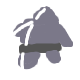
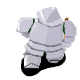
Two versions of the same layered image (80x80). Layer-by-layer changes:
renamed "新規レイヤー#1" to "head", painted on it over [left=13, top=6, right=73, bottom=70]
added layer "left-sholder" above "right-sholder" over [left=16, top=16, right=39, bottom=36]
added layer "right-sholder" above "body" over [left=63, top=19, right=77, bottom=43]
added layer "body" above "waist" over [left=16, top=16, right=65, bottom=46]
added layer "waist" above "axe" over [left=24, top=37, right=68, bottom=60]
added layer "axe" above "left-leg" over [left=64, top=17, right=73, bottom=35]
added layer "left-leg" above "right-leg" over [left=23, top=18, right=50, bottom=69]
added layer "right-leg" above "cloth" over [left=46, top=44, right=64, bottom=64]
added layer "cloth" above "left-arm" over [left=20, top=17, right=76, bottom=59]
added layer "left-arm" above "right-arm" over [left=20, top=21, right=34, bottom=40]
added layer "right-arm" above "shadow" over [left=62, top=31, right=74, bottom=48]
added layer "shadow" over [left=21, top=48, right=66, bottom=77]
